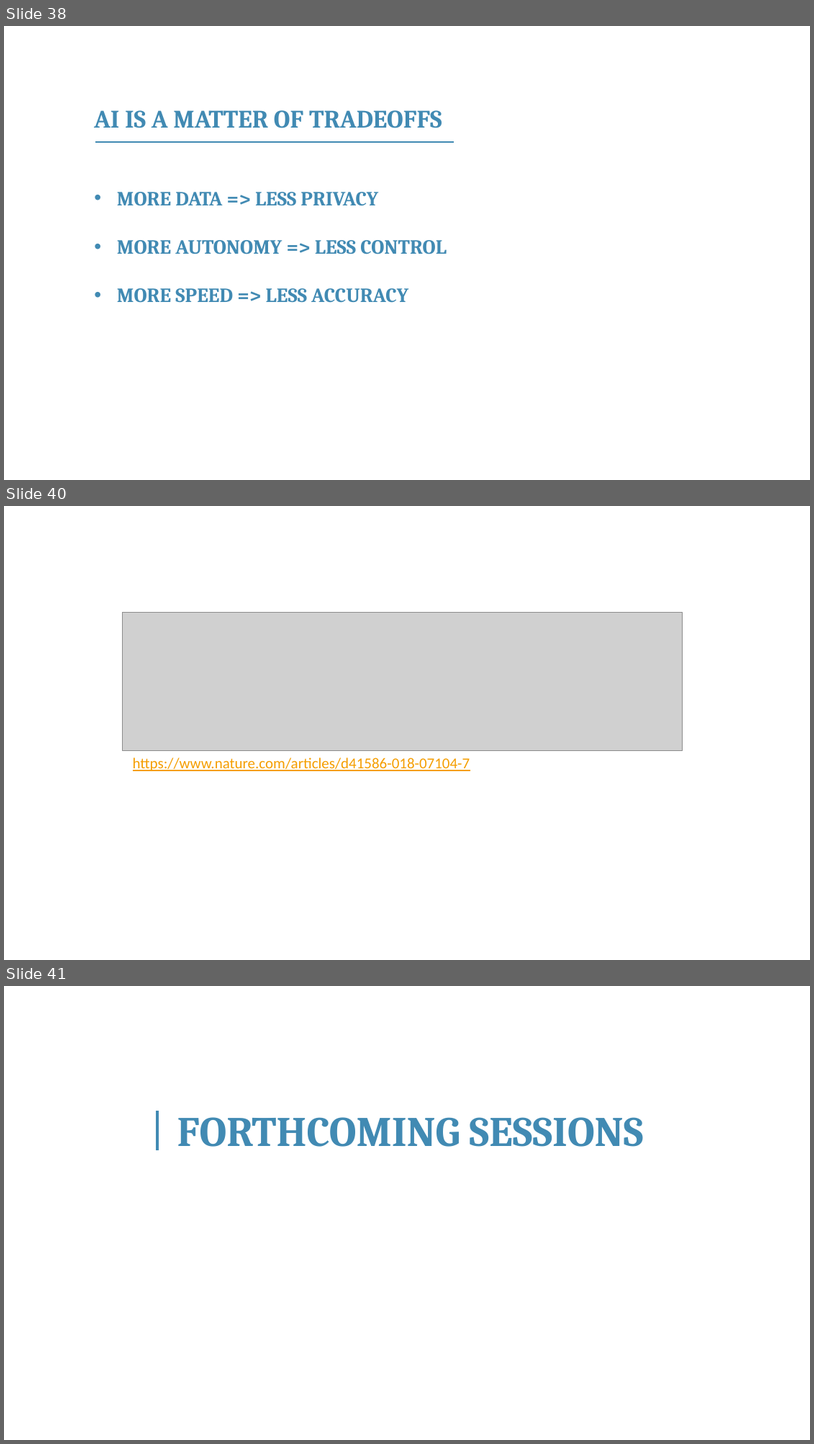
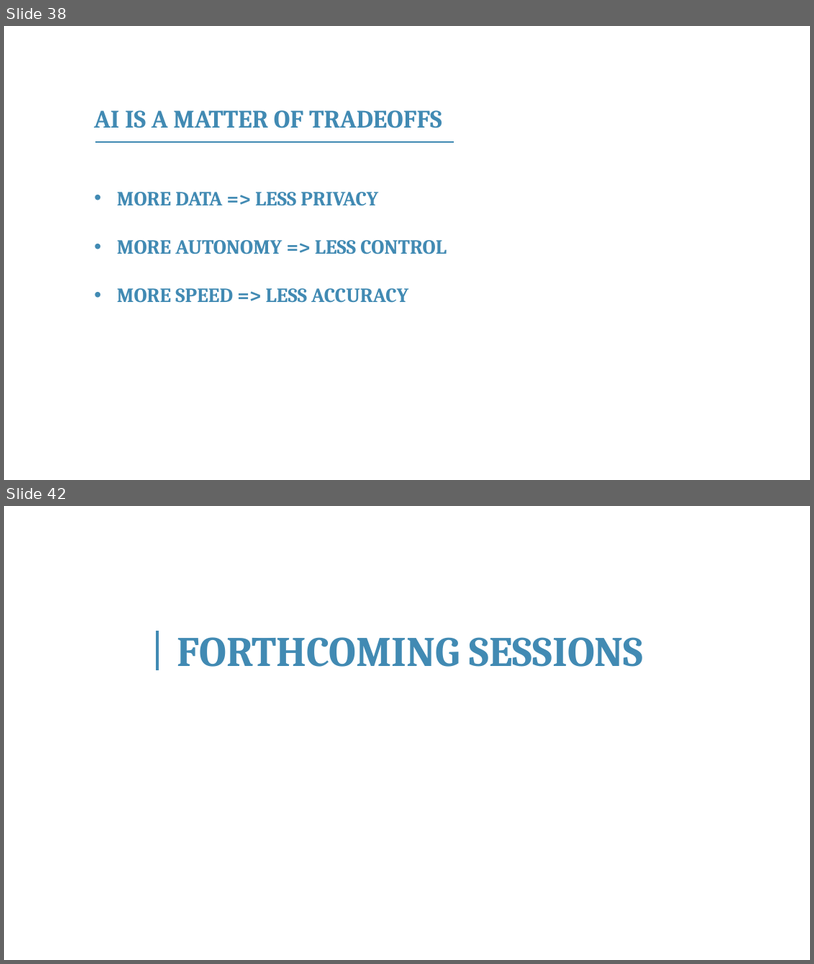
Before and after one commit to franckalbinet/itu-eaco-zanzibar-12-2018, a slide deck: presentations/session-4-intro-to-ai.pptx. Shown one above the other, each under a label of ours: slides 38, 40 and 41 before the commit, slides 38 and 42 after it; the slides between them are not shown. The pictures are 814x1444 and 814x964 pixels, drawn with LibreOffice and Linux fonts; fonts in the diff are those of the drawing; grey boxes stand for pictures; background and template pictures are left out. Boxes give left, top, right and bottom in pixels: in the first picture for what was removed or moved away, otherwise in the second. Text is boxed around its words. In the diff, an @@ line names an element or a change of style, - is before the commit and + after.

```diff
--- a/presentations/session-4-intro-to-ai.pptx
+++ b/presentations/session-4-intro-to-ai.pptx
@@ slide 40 removed at (x1=4, y1=506, x2=810, y2=960), background #FFFFFF @@
@@ picture removed at (x1=122, y1=613, x2=683, y2=750) @@
@@ text removed at (x1=133, y1=757, x2=471, y2=771) @@
-https://www.nature.com/articles/d41586-018-07104-7
@@ what was slide 41 is now slide 42 @@
```
Also in this commit, not shown: 3 slides changed, 2 slides added, 1 other file.
